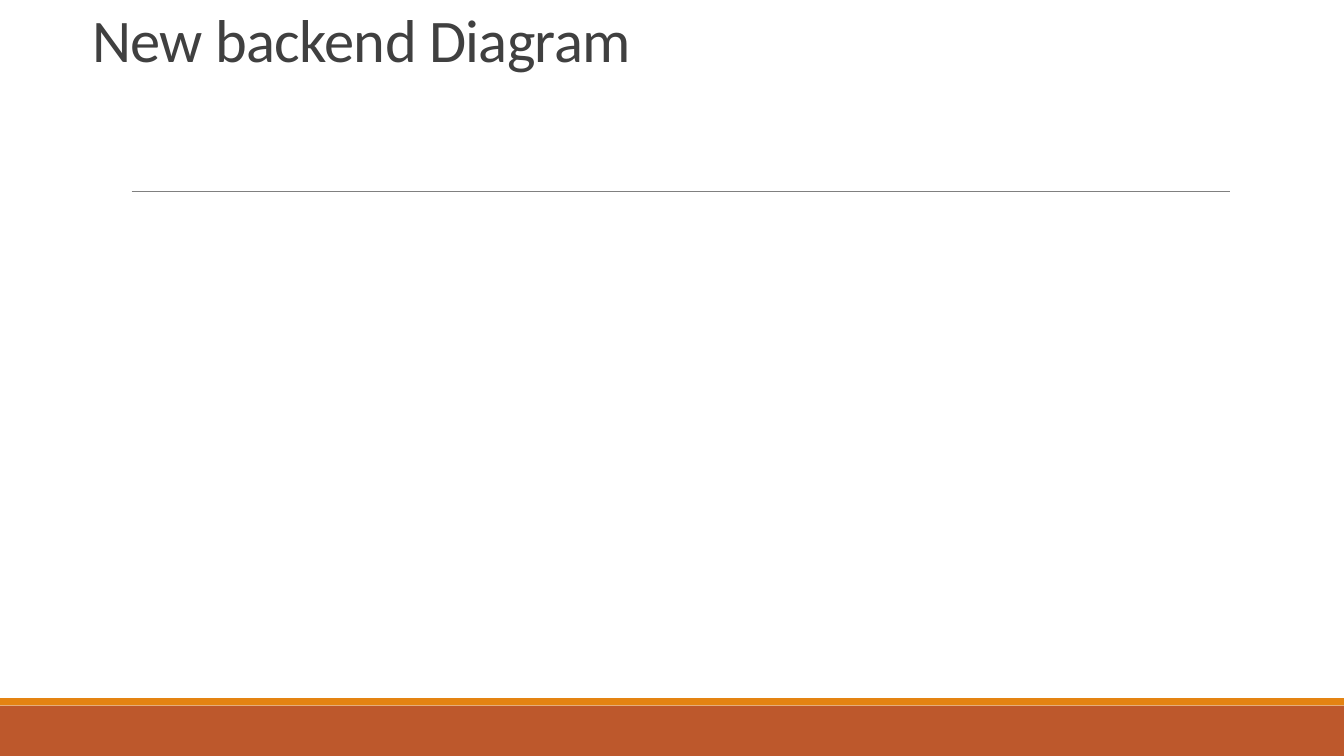
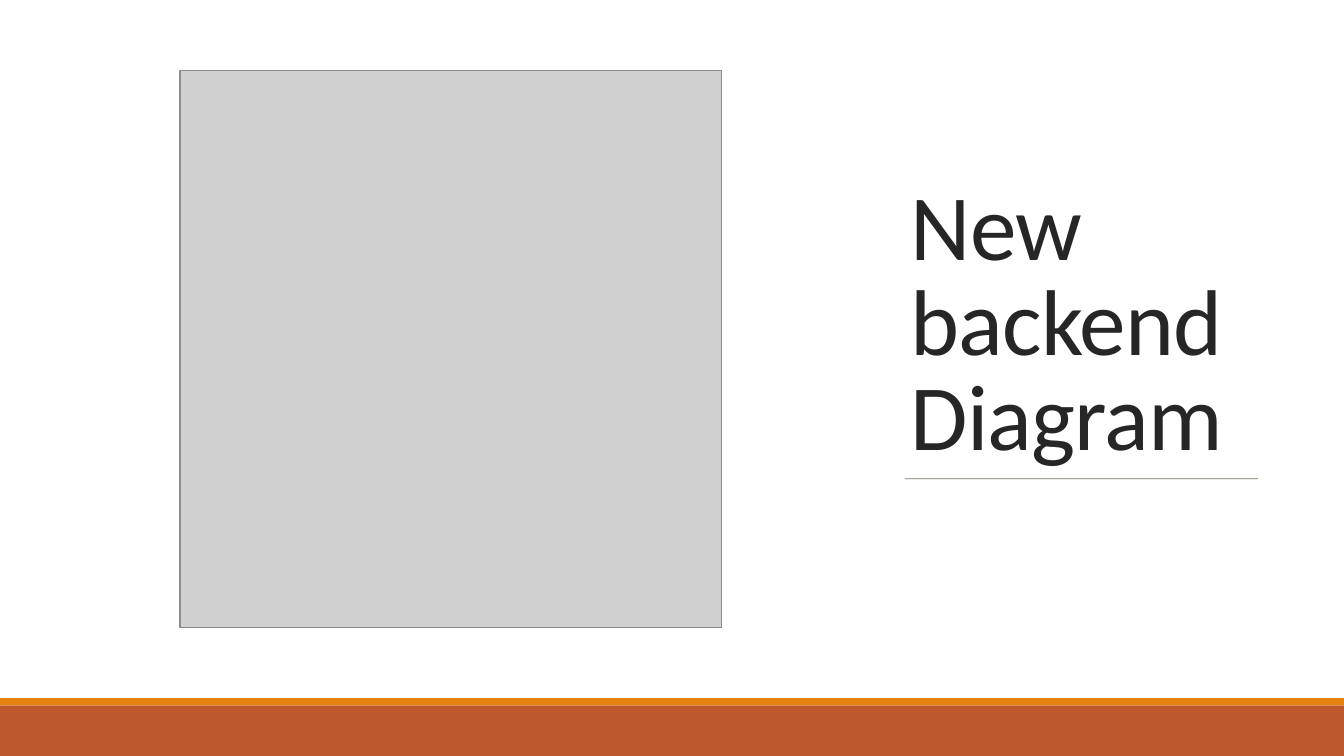
Before and after one commit to k-a-i-t-l-y-n/JustAnotherMovie, a slide deck: slide 10 of Project Documents/Update_02.pptx. Drawn at 1344x756 pixels with LibreOffice and Linux fonts; fonts in the diff are those of the drawing; grey boxes stand for pictures; background and template pictures are left out. Boxes give left, top, right and bottom in pixels: in the first picture for what was removed or moved away, otherwise in the second. Text is boxed around its words. In the diff, an @@ line names an element or a change of style, - is before the commit and + after.

```diff
--- a/Project Documents/Update_02.pptx
+++ b/Project Documents/Update_02.pptx
@@ rectangle added at bbox=[0, 0, 1344, 699], fill #FFFFFF @@
@@ picture added at bbox=[180, 71, 722, 629] @@
@@ title "New backend Diagram": place and size @@
-title "New backend Diagram" at bbox=[93, 20, 631, 73]
+title "New backend Diagram" at bbox=[911, 200, 1223, 466]
@@ title "New backend Diagram" at bbox=[911, 200, 1223, 466]: size 32.4 to 50 pt, text colour #404040 to #262626, letter spacing -0.4 to -0.5 pt; vertical alignment top to bottom @@
@@ line removed from (132, 192) to (1230, 192) @@
@@ line added from (905, 478) to (1258, 478), #637052 0.5 pt @@
@@ rectangle removed at bbox=[0, 706, 1344, 756] @@
@@ rectangle removed at bbox=[0, 699, 1344, 706] @@
@@ rectangle added at bbox=[0, 699, 1344, 706], fill #E48312 @@
@@ rectangle added at bbox=[0, 706, 1344, 756], fill #BD582C @@
```
Also in this commit, not shown: 2 other slides changed.
